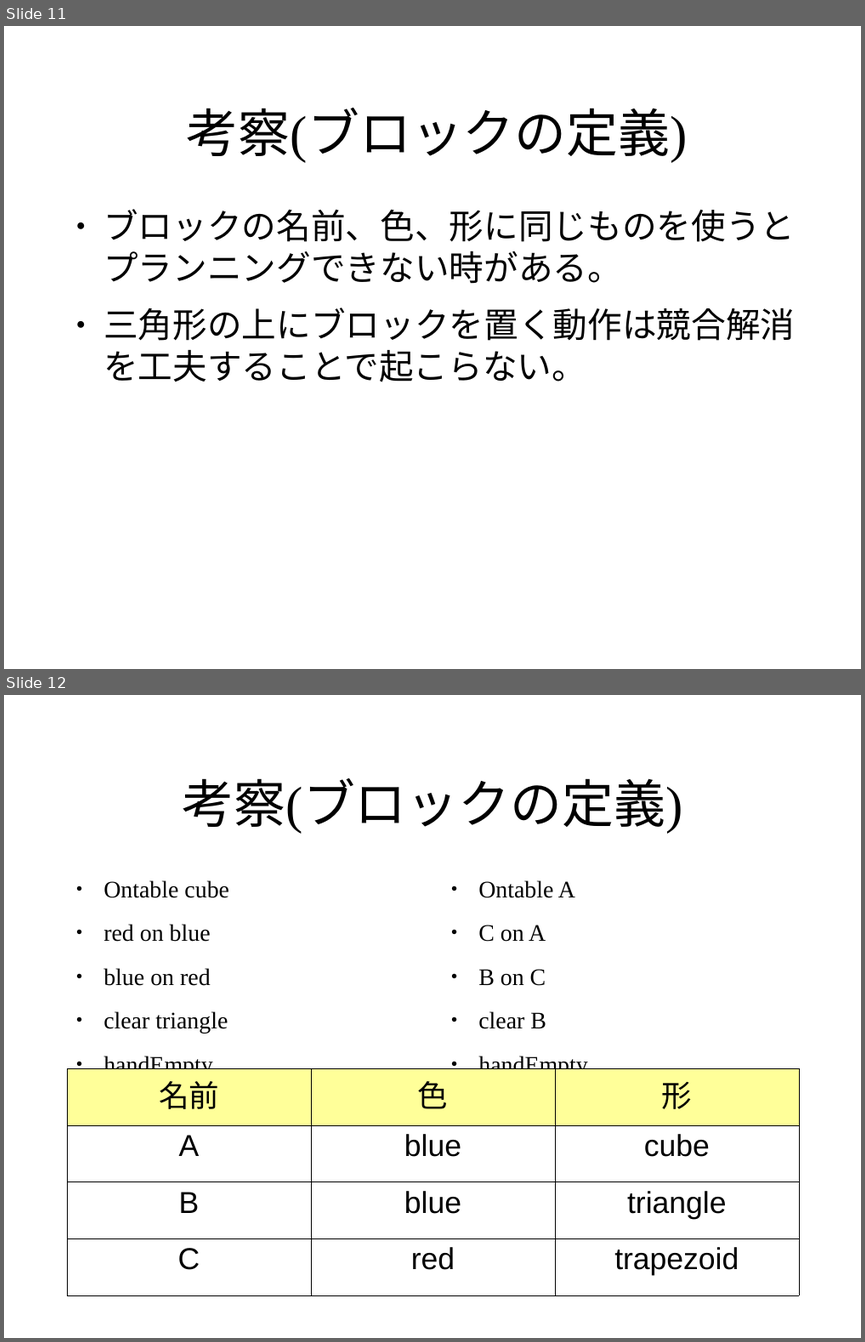
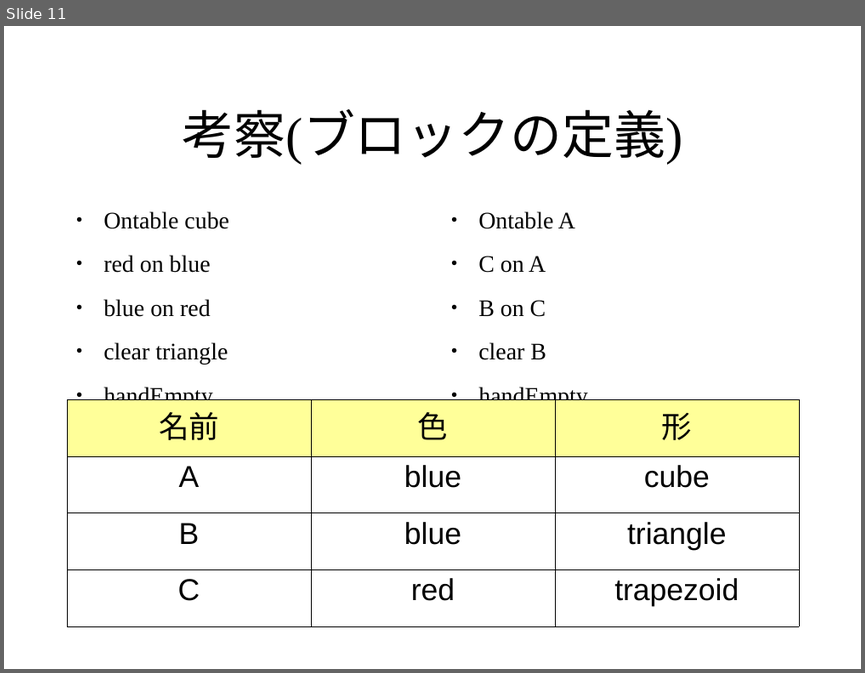
Before and after one commit to pamyupamyu/rep8, a slide deck: グループ1 発表スライド.odp. Shown one above the other, each under a label of ours: slides 11 and 12 before the commit, slide 11 after it. The pictures are 865x1342 and 865x673 pixels, drawn with LibreOffice and Linux fonts; fonts in the diff are those of the drawing; background and template pictures are left out. Boxes give left, top, right and bottom in pixels: in the first picture for what was removed or moved away, otherwise in the second. Text is boxed around its words. In the diff, an @@ line names an element or a change of style, - is before the commit and + after.

```diff
--- a/グループ1 発表スライド.odp
+++ b/グループ1 発表スライド.odp
@@ slide 11 removed at box(4, 26, 861, 669), background picture (left out) @@
@@ title removed at box(187, 108, 687, 163) @@
-考察(ブロックの定義)
@@ text removed at box(103, 209, 794, 382) @@
-● ブロックの名前、色、形に同じものを使うとプランニングできない時がある。
-● 三角形の上にブロックを置く動作は競合解消を工夫することで起こらない。
@@ what was slide 12 is now slide 11 @@
```
Also in this commit, not shown: 1 slide changed.
